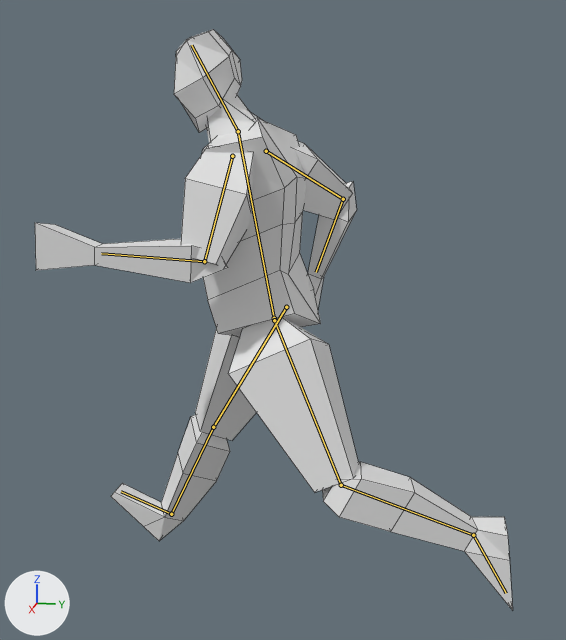
What one commit did to the Blender file models/EnemyModel/soldier.blend.
Both versions are drawn from a 50 mm camera at (2.34, 0.5, 1.56) aimed at (0.01, 0.03, 0.98). Every picture has the same lights, and +X, +Y and +Z are marked at lower left. Both versions are drawn at frame 8 of the action 'run_loop'; the numbers are the values there. The bones that bend it are drawn over the model as lines. Mesh edges are drawn as thin lines.
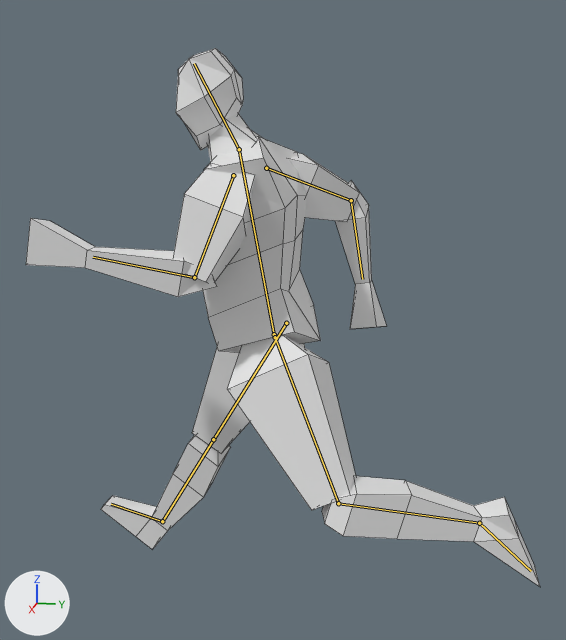
Commit message: finish the run animation

What differs and where, as boxes (x1, y1, x2, y2) in the pictures (566 x 640 px):
'Cube', posed (8% wider, 7% shorter)
    before: (35, 29, 513, 610)
    after: (26, 48, 540, 587)
bone 'body', root to tip
    before: (274, 318) to (238, 131)
    after: (274, 334) to (239, 149)
bone 'upperarm.l', root to tip
    before: (232, 156) to (204, 261)
    after: (233, 175) to (194, 277)
bone 'lowerarm.l', root to tip
    before: (204, 261) to (101, 253)
    after: (194, 277) to (93, 257)
bone 'upperarm.r', root to tip
    before: (266, 151) to (343, 199)
    after: (266, 168) to (351, 200)
bone 'lowerarm.r', root to tip
    before: (343, 199) to (316, 272)
    after: (351, 200) to (362, 279)

What the commit changed:
Bone 'body' (bone_body) moves from (0.0, -0.044, -0.001) to (0.0, -0.098, -0.003).
Bone 'upperarm.l' (bone_upperarm_l) turns from (25, -7, -9) to (31, -8, -10) degrees about its own x, y and z.
Bone 'lowerarm.l' (bone_lowerarm_l) turns from (63, -14, -4) to (64, -14, -4) degrees about its own x, y and z.
Bone 'upperarm.r' (bone_upperarm_r) turns from (-43, -10, 13) to (-55, -11, 15) degrees about its own x, y and z.
Bone 'lowerarm.r' (bone_lowerarm_r) turns from (59, 11, 2) to (41, 8, 0) degrees about its own x, y and z.
Bone 'iklegtarget.l' (bone_iklegtarget_l) moves from (-0.019, 0.56, -0.298) to (-0.021, 0.574, -0.338).
Bone 'iklegtarget.l' (bone_iklegtarget_l) turns from (-97, 4, 4) to (-115, 5, 3) degrees about its own x, y and z.
Bone 'iklegtarget.r' (bone_iklegtarget_r) moves from (0.005, -0.502, -0.074) to (0.002, -0.542, -0.035).
Bone 'iklegtarget.r' (bone_iklegtarget_r) turns from (42, -1, 2) to (36, -1, 2) degrees about its own x, y and z.
Bone 'iklegpole.r' (bone_iklegpole_r) moves from (-0.115, 0.0, 0.013) to (0.004, 0.0, 0.0).
